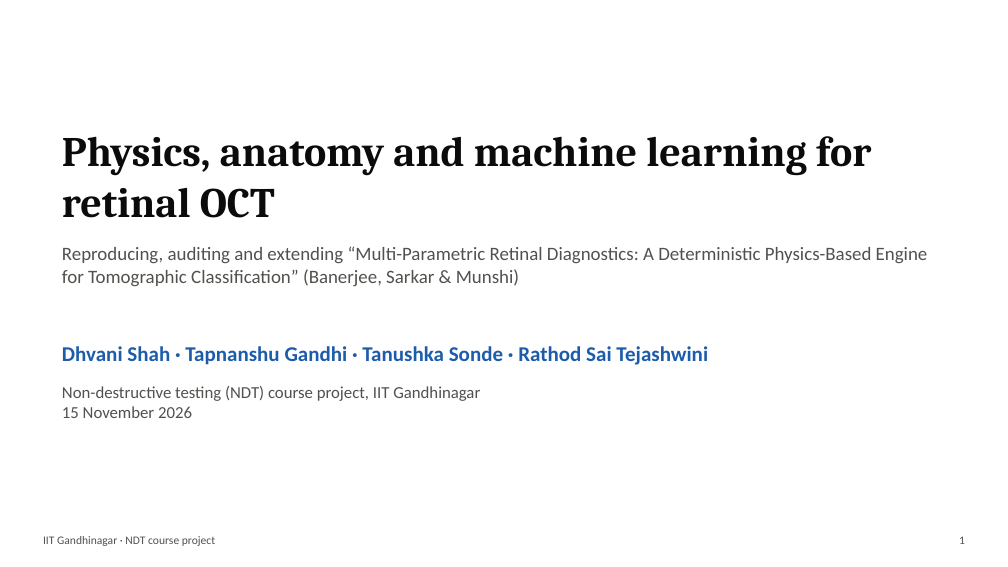
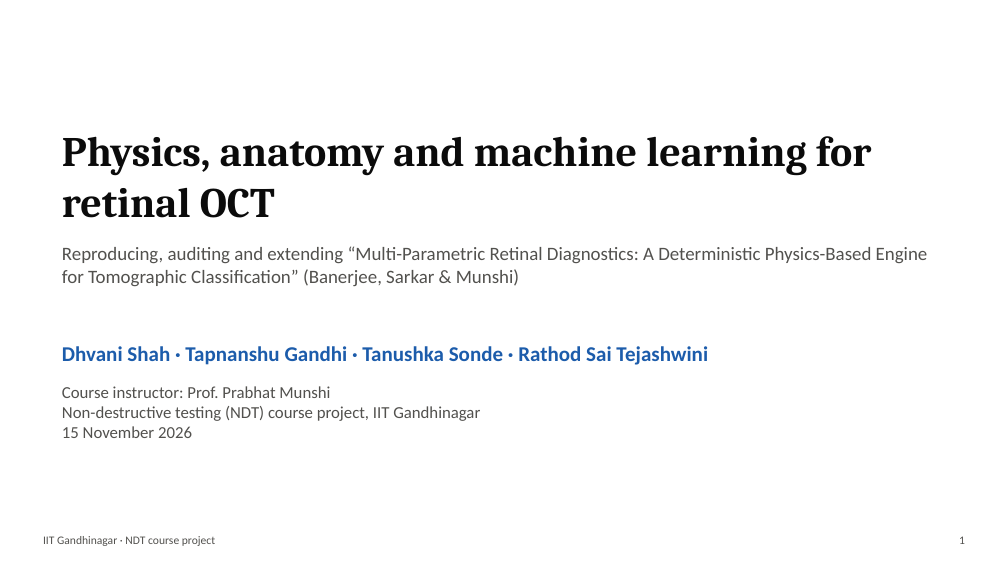
Before and after one commit to Harsh-jain12/retinal-oct-physics-ml, a slide deck: slide 1 of presentation/Retinal_OCT_Physics_ML.pptx. Drawn at 1008x567 pixels with LibreOffice and Linux fonts; fonts in the diff are those of the drawing. Boxes give left, top, right and bottom in pixels: in the first picture for what was removed or moved away, otherwise in the second. Text is boxed around its words. In the diff, an @@ line names an element or a change of style, - is before the commit and + after.

```diff
--- a/presentation/Retinal_OCT_Physics_ML.pptx
+++ b/presentation/Retinal_OCT_Physics_ML.pptx
@@ text at (62,386,330,398): paragraph added @@
+Course instructor: Prof. Prabhat Munshi
```
Also in this commit, not shown: 8 other slides changed, 2 slides added, 20 other files.
